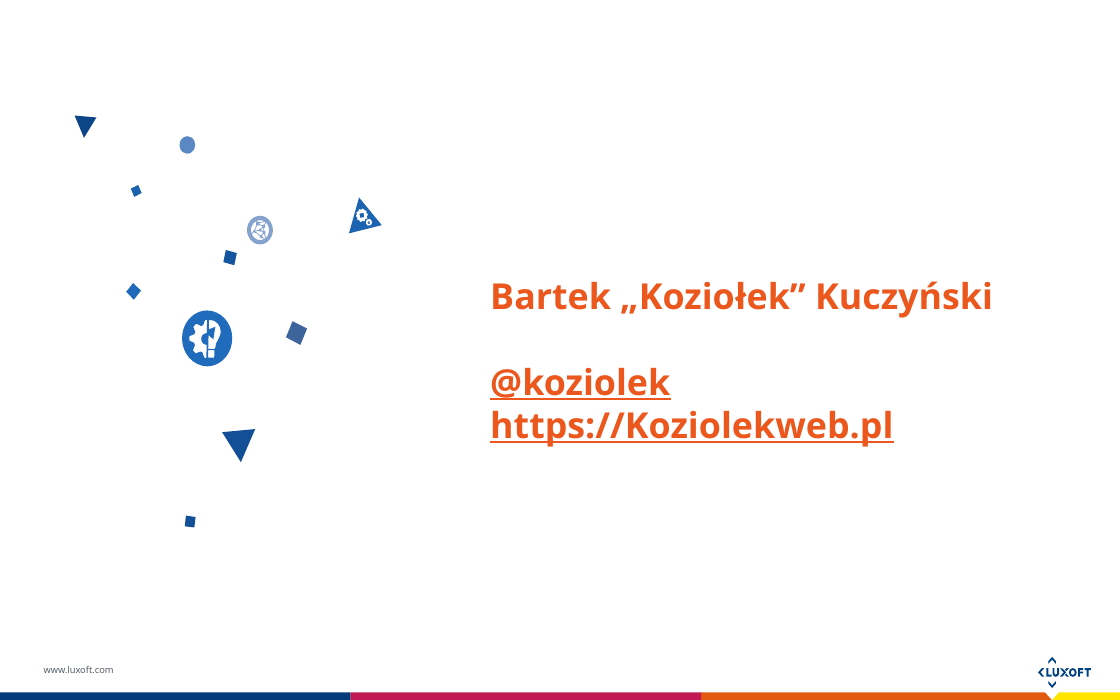
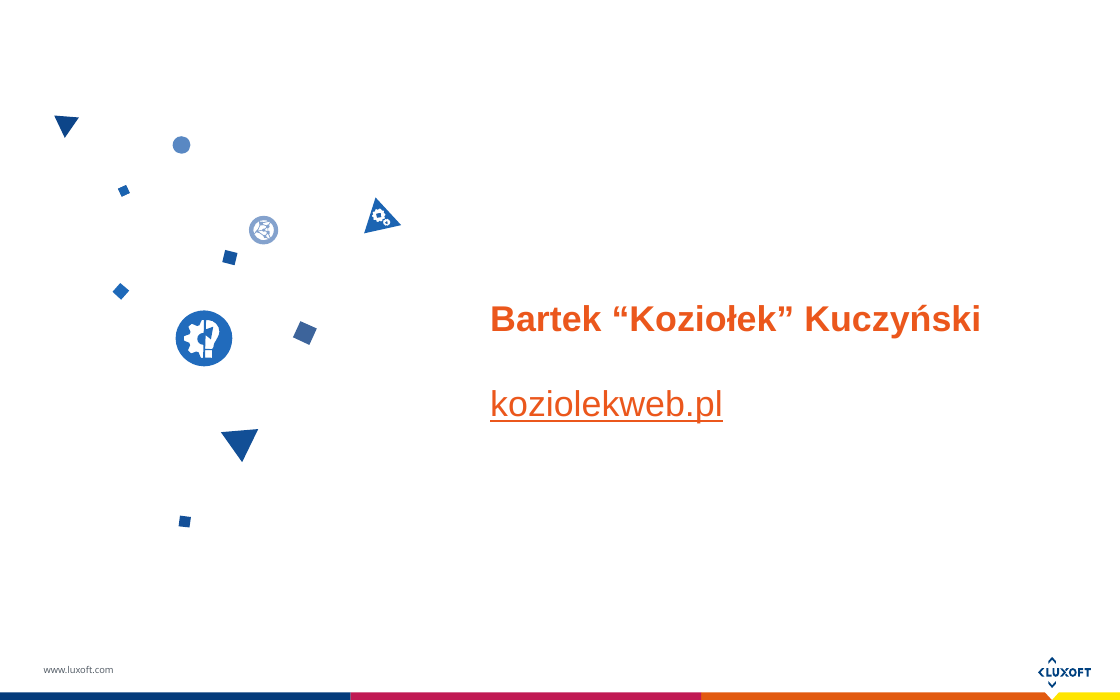
Before and after one commit to Koziolek/junit5-holy-grail-of-units-tests, a slide deck: slide 2 of junit5-luxoft-logeek-version.pptx. Drawn at 1120x700 pixels with LibreOffice and Linux fonts; fonts in the diff are those of the drawing. Boxes give left, top, right and bottom in pixels: in the first picture for what was removed or moved away, otherwise in the second. Text is boxed around its words. In the diff, an @@ line names an element or a change of style, - is before the commit and + after.

```diff
--- a/junit5-luxoft-logeek-version.pptx
+++ b/junit5-luxoft-logeek-version.pptx
@@ freeform shape: place and size @@
-freeform shape at (75,115,97,138)
+freeform shape at (54,115,78,138)
@@ freeform shape: place and size @@
-freeform shape at (178,137,195,155)
+freeform shape at (171,137,190,155)
@@ 3 freeform shapes: place and size @@
-3 freeform shapes at (127,185,141,300)
+3 freeform shapes at (112,185,130,300)
@@ freeform shape: place and size @@
-freeform shape at (349,197,382,233)
+freeform shape at (364,197,401,233)
@@ freeform shape: place and size @@
-freeform shape at (245,216,273,244)
+freeform shape at (248,216,279,244)
@@ freeform shape: place and size @@
-freeform shape at (360,213,364,217)
+freeform shape at (376,213,381,217)
@@ freeform shape: place and size @@
-freeform shape at (360,213,364,217)
+freeform shape at (376,213,381,217)
@@ freeform shape: place and size @@
-freeform shape at (367,222,370,225)
+freeform shape at (385,222,388,225)
@@ freeform shape: place and size @@
-freeform shape at (367,222,370,225)
+freeform shape at (385,222,388,225)
@@ freeform shape: place and size @@
-freeform shape at (180,310,235,366)
+freeform shape at (174,310,235,366)
@@ freeform shape: place and size @@
-freeform shape at (286,321,307,345)
+freeform shape at (293,321,317,345)
@@ title at (490,304,981,423): text changed; font Open Sans to Arial @@
-Bartek „Koziołek” Kuczyński
-@koziolek
-https://Koziolekweb.pl
+Bartek “Koziołek” Kuczyński
+koziolekweb.pl
@@ freeform shape at (221,429,258,463): outline redrawn @@
@@ freeform shape: place and size @@
-freeform shape at (185,515,196,528)
+freeform shape at (178,515,190,528)
```
Also in this commit, not shown: 8 other slides changed, 4 slides added, 2 slides removed, 2 other files.
